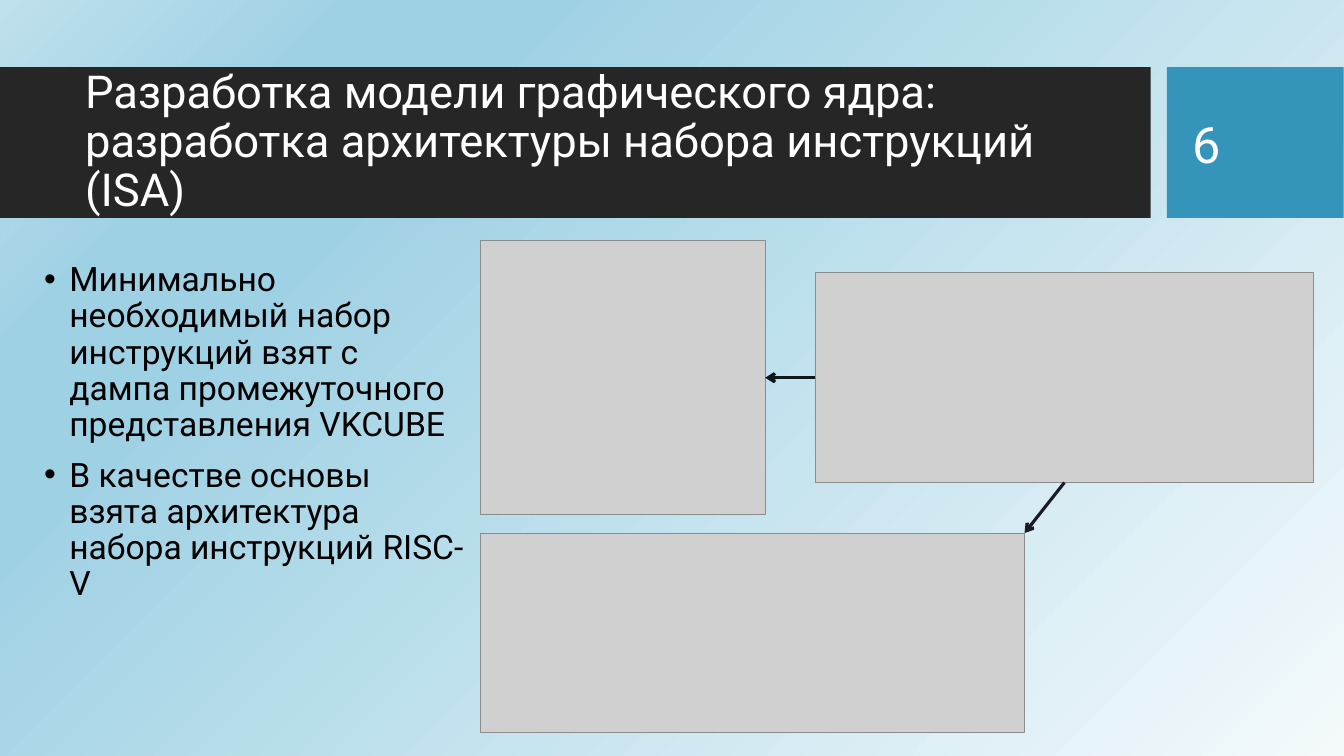
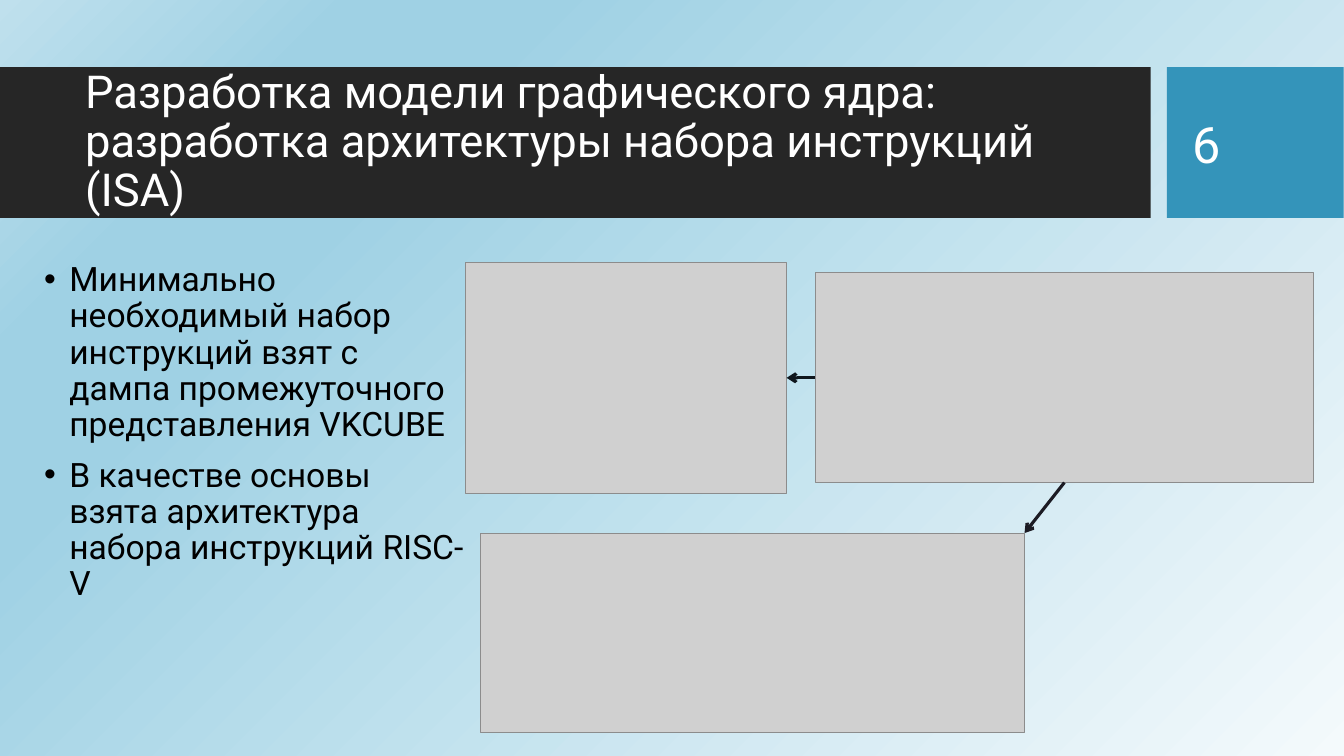
Before and after one commit to HaMeNopeDiot/hardware_gpu, a slide deck: slide 6 of docs/starukhin_dissertation/magister_pres.pptx. Drawn at 1344x756 pixels with LibreOffice and Linux fonts; fonts in the diff are those of the drawing; grey boxes stand for pictures; background and template pictures are left out. Boxes give left, top, right and bottom in pixels: in the first picture for what was removed or moved away, otherwise in the second. Text is boxed around its words. In the diff, an @@ line names an element or a change of style, - is before the commit and + after.

```diff
--- a/docs/starukhin_dissertation/magister_pres.pptx
+++ b/docs/starukhin_dissertation/magister_pres.pptx
@@ picture: place and size @@
-picture at box(481, 241, 765, 515)
+picture at box(466, 262, 787, 494)
@@ arrow moved from (816, 378) - (765, 378) to (816, 378) - (786, 378) @@
```
Also in this commit, not shown: 6 other slides changed, 14 other files.
